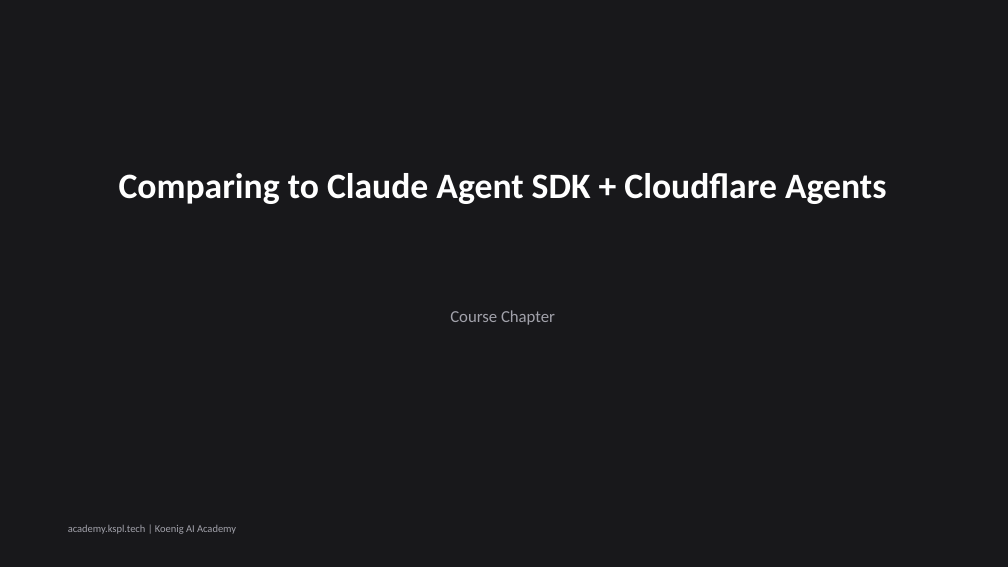
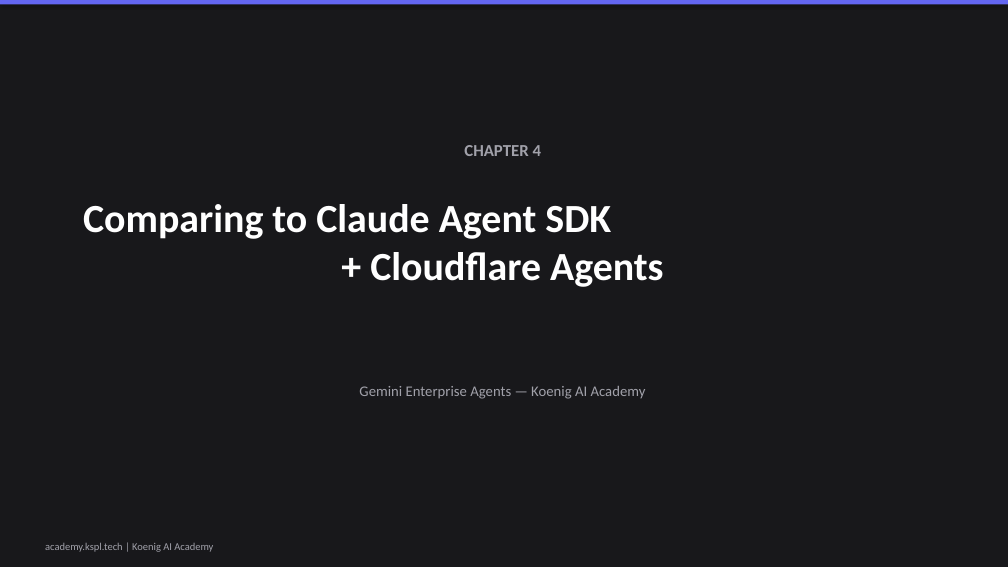
Before and after one commit to Koenig-Solutions-Private-Limited/koenig-ai-org, a slide deck: slide 1 of vault/courses/gemini-enterprise-agents/ch04-slides.pptx. Drawn at 1008x567 pixels with LibreOffice and Linux fonts; fonts in the diff are those of the drawing. Boxes give left, top, right and bottom in pixels: in the first picture for what was removed or moved away, otherwise in the second. Text is boxed around its words. In the diff, an @@ line names an element or a change of style, - is before the commit and + after.

```diff
--- a/vault/courses/gemini-enterprise-agents/ch04-slides.pptx
+++ b/vault/courses/gemini-enterprise-agents/ch04-slides.pptx
@@ background #18181B to #FFFFFF @@
@@ rectangle added at box(0, 0, 1008, 567), fill #18181B @@
@@ rectangle added at box(0, 0, 1008, 5), fill #6366F1 @@
@@ text added at box(464, 145, 541, 156), 16 pt, text #A1A1AA, bold @@
+CHAPTER 4
@@ text "Comparing to Claude Agent SDK ...": place and size @@
-text "Comparing to Claude Agent SDK ..." at box(119, 173, 886, 204)
+text "Comparing to Claude Agent SDK ..." at box(83, 204, 663, 287)
@@ text "Comparing to Claude Agent SDK ..." at box(83, 204, 663, 287): size 34 to 38 pt @@
@@ text removed at box(450, 310, 555, 325) @@
-Course Chapter
@@ text added at box(359, 386, 646, 399), 14 pt, text #A1A1AA @@
+Gemini Enterprise Agents — Koenig AI Academy
@@ text "academy.kspl.tech | Koenig AI Academy": place and size @@
-text "academy.kspl.tech | Koenig AI Academy" at box(68, 525, 236, 534)
+text "academy.kspl.tech | Koenig AI Academy" at box(45, 543, 213, 552)
```
Also in this commit, not shown: 6 slides added, 11 slides removed, 2 other files.
